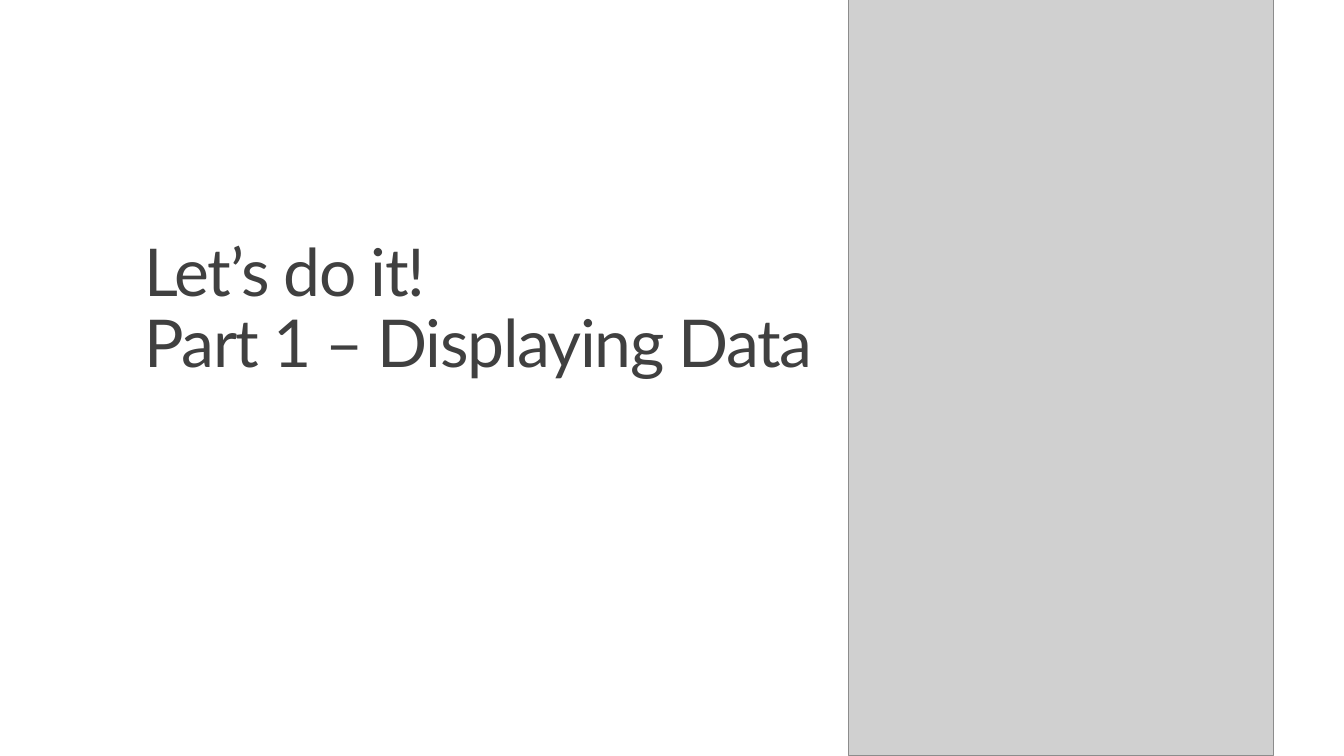
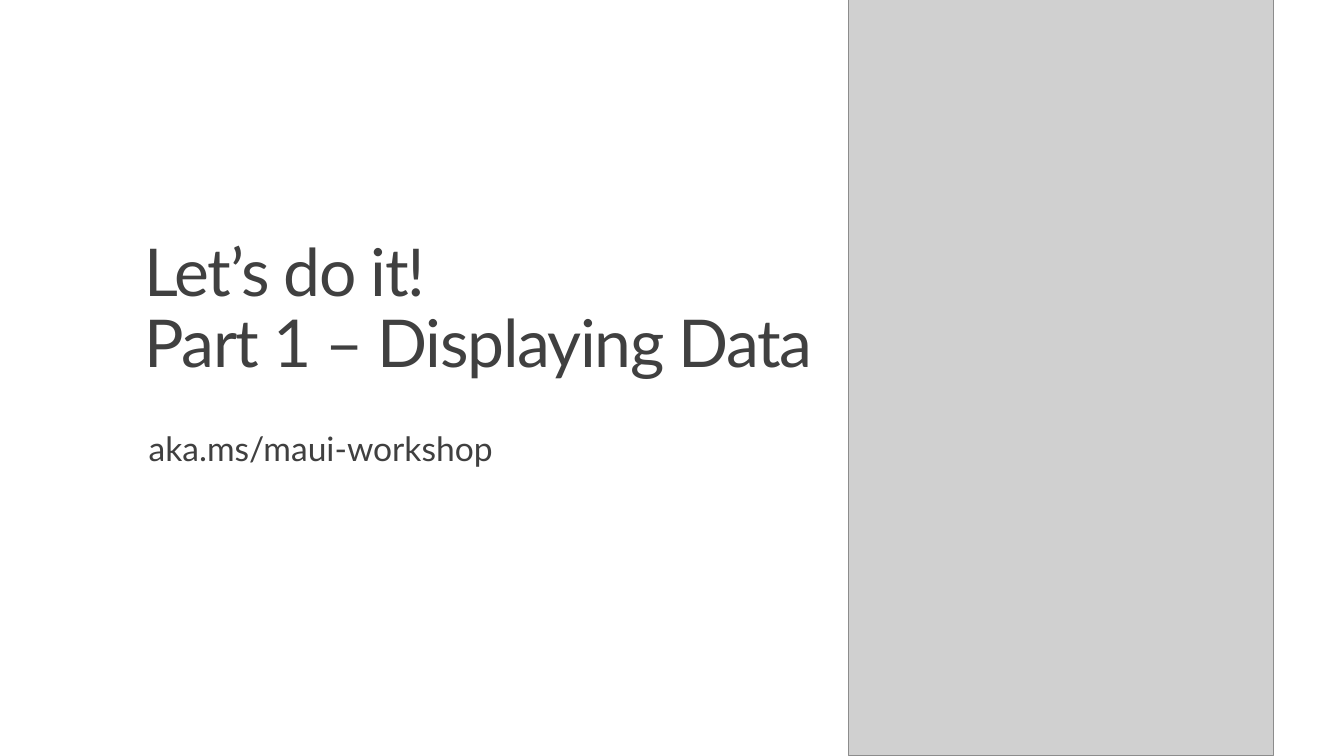
Before and after one commit to dotnet-presentations/dotnet-maui-workshop, a slide deck: slide 16 of Slides/Workshop1 - Our First App.pptx. Drawn at 1344x756 pixels with LibreOffice and Linux fonts; fonts in the diff are those of the drawing; grey boxes stand for pictures; background and template pictures are left out. Boxes give left, top, right and bottom in pixels: in the first picture for what was removed or moved away, otherwise in the second. Text is boxed around its words. In the diff, an @@ line names an element or a change of style, - is before the commit and + after.

Commit message:
Buncha slide updates! (#136)
* Fixing part 0 slides inc removing the montemagno branding, old dotnet 6 stuff, updated design

* updating part 1 slides

* slide updates and deleting old junk

* moar slide updates

* re-adding part 5 lol

* shrink slides

---------

```diff
--- a/Slides/Workshop1 - Our First App.pptx
+++ b/Slides/Workshop1 - Our First App.pptx
@@ text added at (149, 436, 493, 467), 24 pt, text #404040 @@
+aka.ms/maui-workshop
```
Also in this commit, not shown: 2 other slides changed, 1 slide added, 1 slide removed, 5 other files.
